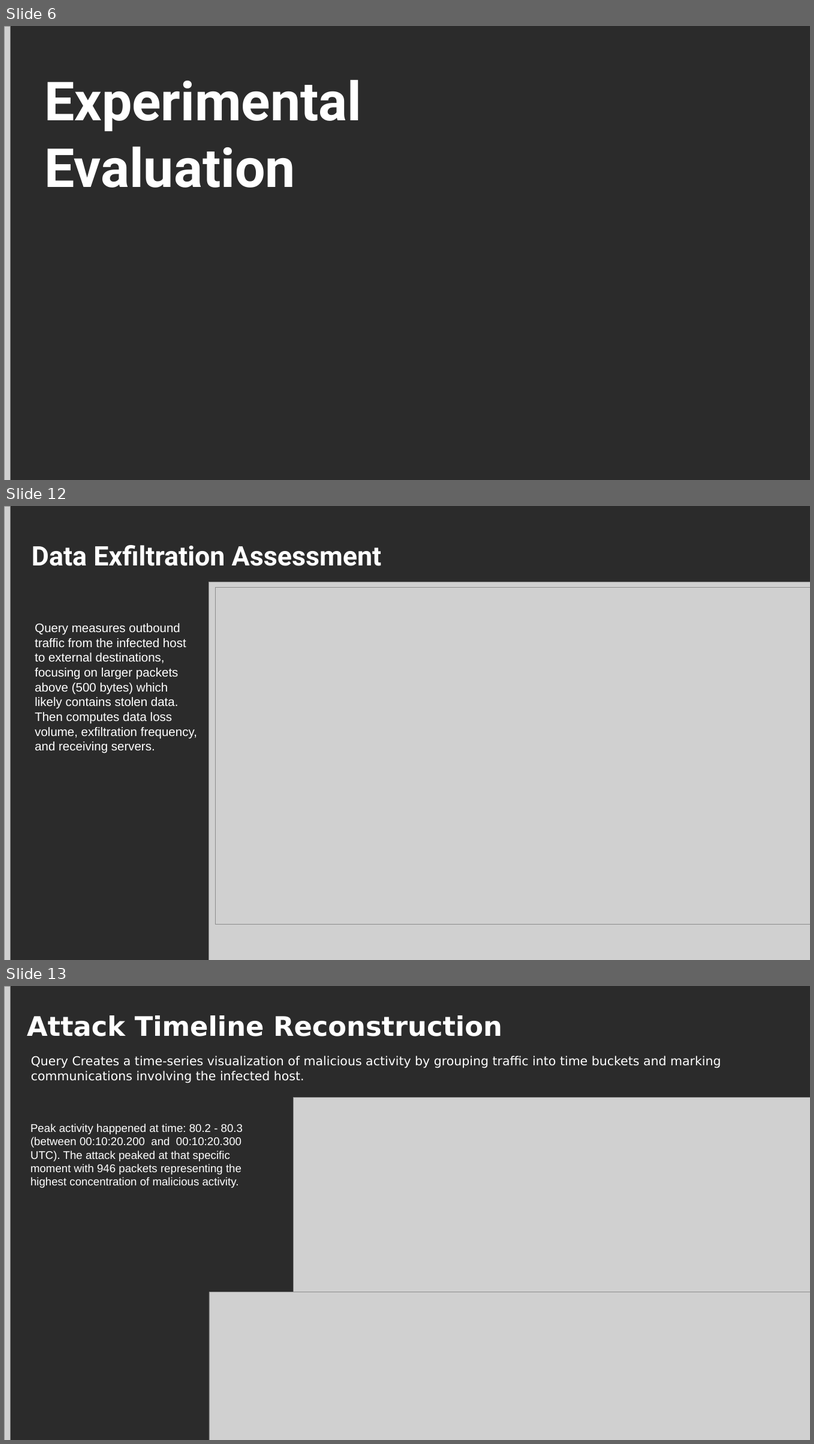
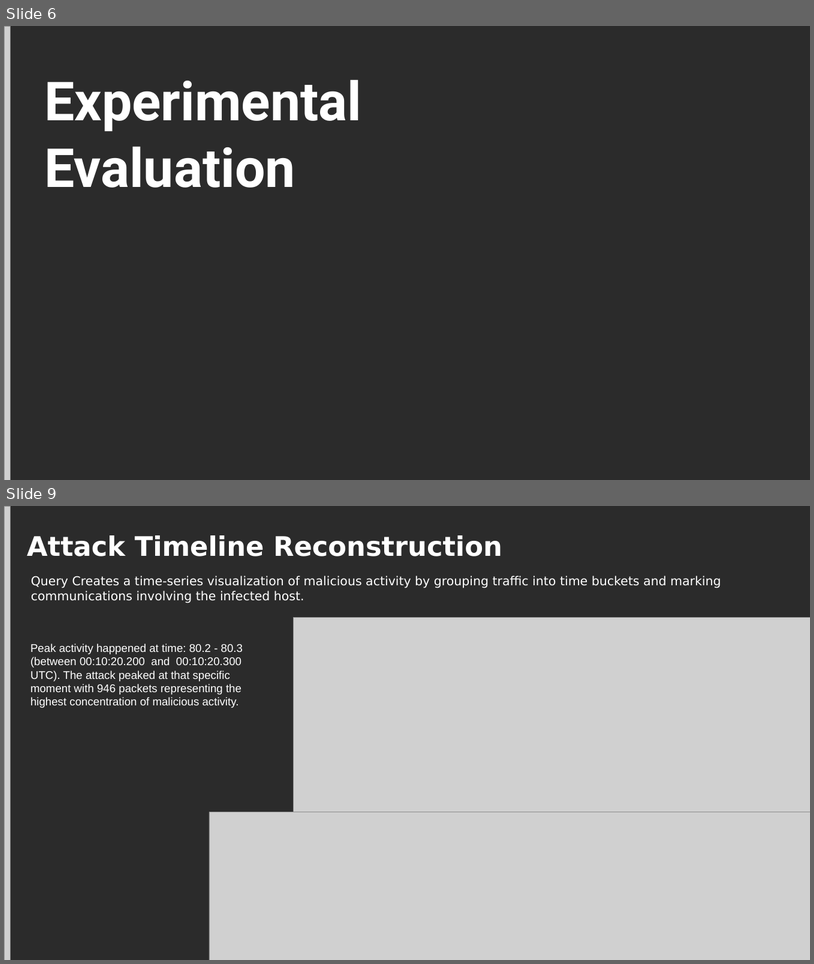
Before and after one commit to MelissaAbdelkafi/Splunk-Entreprise-Evaluation-in-Threat-Detection, a slide deck: SplunkEvaluationPresentation.pptx. Shown one above the other, each under a label of ours: slides 6, 12 and 13 before the commit, slides 6 and 9 after it; the slides between them are not shown. The pictures are 814x1444 and 814x964 pixels, drawn with LibreOffice and Linux fonts; fonts in the diff are those of the drawing; grey boxes stand for pictures; background and template pictures are left out; a plain dark background stands for a picture behind light text. Boxes give left, top, right and bottom in pixels: in the first picture for what was removed or moved away, otherwise in the second. Text is boxed around its words. In the diff, an @@ line names an element or a change of style, - is before the commit and + after.

```diff
--- a/SplunkEvaluationPresentation.pptx
+++ b/SplunkEvaluationPresentation.pptx
@@ slide 12 removed at box(4, 506, 810, 960), background picture (left out) @@
@@ picture removed at box(4, 506, 11, 960) @@
@@ title removed at box(32, 545, 382, 566) @@
-Data Exfiltration Assessment
@@ picture removed at box(209, 582, 810, 960) @@
@@ picture removed at box(216, 588, 810, 924) @@
@@ picture removed at box(221, 591, 810, 879) @@
@@ text removed at box(35, 623, 197, 753) @@
-Query measures outbound traffic from the infected host to external destinations, focusing on larger packets above (500 bytes) which likely contains stolen data. Then computes data loss volume, exfiltration frequency, and receiving servers.
@@ picture removed at box(215, 656, 810, 880) @@
@@ what was slide 13 is now slide 9 @@
```
Also in this commit, not shown: 6 slides changed, 4 other slides removed.
